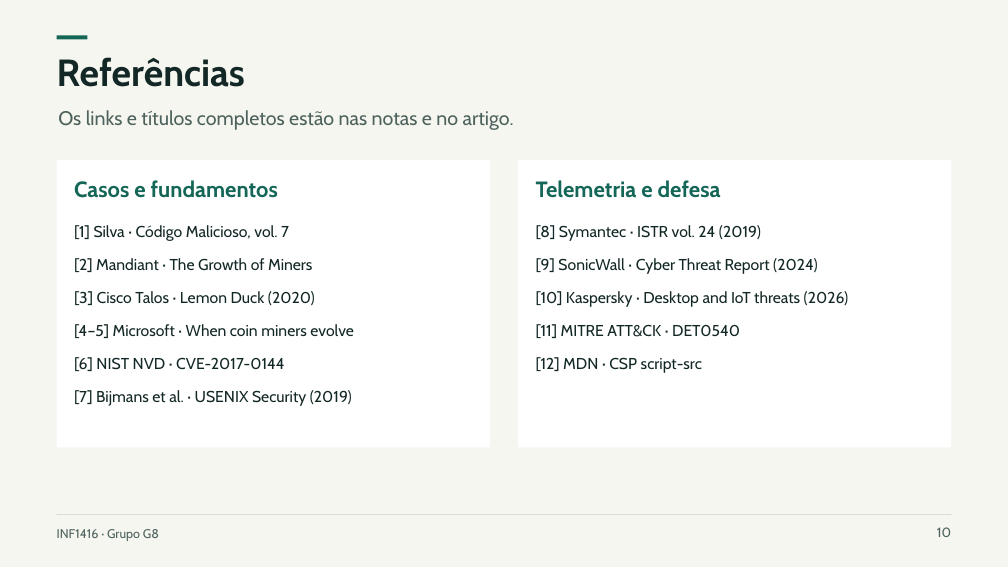
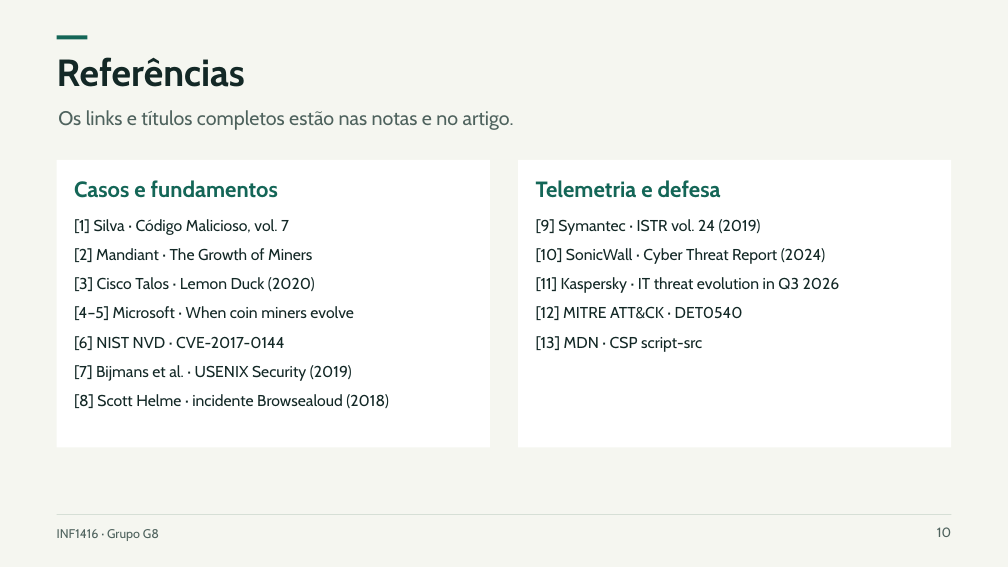
Before and after one commit to Lbragaa/Documentos-T4-seguranca, a slide deck: slide 10 of G8_Apresentacao_Coinminers.pptx. Drawn at 1008x567 pixels with LibreOffice and Linux fonts; fonts in the diff are those of the drawing. Boxes give left, top, right and bottom in pixels: in the first picture for what was removed or moved away, otherwise in the second. Text is boxed around its words. In the diff, an @@ line names an element or a change of style, - is before the commit and + after.

```diff
--- a/G8_Apresentacao_Coinminers.pptx
+++ b/G8_Apresentacao_Coinminers.pptx
@@ text "[1] Silva · Código Malicioso, ...": place and size @@
-text "[1] Silva · Código Malicioso, ..." at bbox=[74, 225, 289, 241]
+text "[1] Silva · Código Malicioso, ..." at bbox=[74, 219, 289, 235]
@@ text at bbox=[536, 219, 761, 235]: text changed @@
-[8] Symantec · ISTR vol. 24 (2019)
+[9] Symantec · ISTR vol. 24 (2019)
@@ text "[2] Mandiant · The Growth ...": place and size @@
-text "[2] Mandiant · The Growth ..." at bbox=[74, 258, 312, 272]
+text "[2] Mandiant · The Growth ..." at bbox=[74, 248, 312, 262]
@@ text at bbox=[536, 248, 825, 264]: text changed @@
-[9] SonicWall · Cyber Threat Report (2024)
+[10] SonicWall · Cyber Threat Report (2024)
@@ text "[3] Cisco Talos · Lemon ...": place and size @@
-text "[3] Cisco Talos · Lemon ..." at bbox=[74, 291, 315, 305]
+text "[3] Cisco Talos · Lemon ..." at bbox=[74, 277, 315, 291]
@@ text at bbox=[536, 277, 840, 293]: text changed @@
-[10] Kaspersky · Desktop and IoT threats (2026)
+[11] Kaspersky · IT threat evolution in Q3 2026
@@ text "[4–5] Microsoft · When coin ...": place and size @@
-text "[4–5] Microsoft · When coin ..." at bbox=[74, 324, 354, 338]
+text "[4–5] Microsoft · When coin ..." at bbox=[74, 306, 354, 320]
@@ text at bbox=[536, 306, 743, 320]: text changed @@
-[11] MITRE ATT&CK · DET0540
+[12] MITRE ATT&CK · DET0540
@@ text "[6] NIST NVD · CVE-2017-0144": place and size @@
-text "[6] NIST NVD · CVE-2017-0144" at bbox=[74, 357, 285, 371]
+text "[6] NIST NVD · CVE-2017-0144" at bbox=[74, 336, 285, 350]
@@ text at bbox=[536, 336, 702, 352]: text changed @@
-[12] MDN · CSP script-src
+[13] MDN · CSP script-src
@@ text "[7] Bijmans et al. · ...": place and size @@
-text "[7] Bijmans et al. · ..." at bbox=[74, 390, 352, 406]
+text "[7] Bijmans et al. · ..." at bbox=[74, 365, 352, 381]
@@ text added at bbox=[74, 394, 389, 408], 15 pt, text #132826 @@
+[8] Scott Helme · incidente Browsealoud (2018)
```
Also in this commit, not shown: 4 other slides changed, 3 other files.
